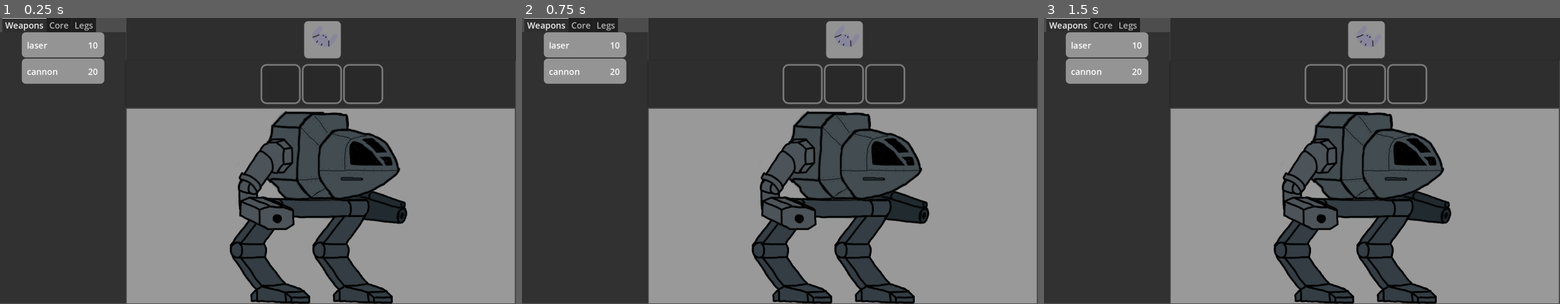
Above: before the commit, frames 1-3 (left to right).
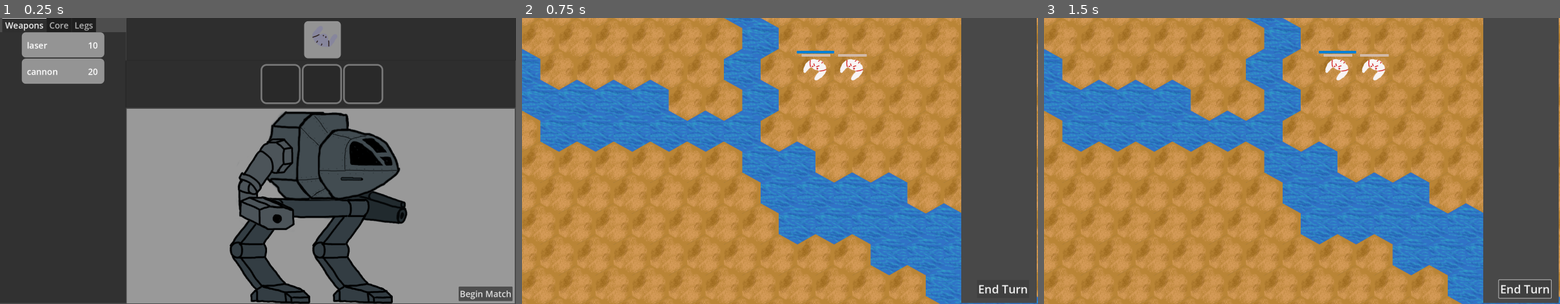
Above: after the commit, the same moments.

Repository: Salanmander/MechIntro
Game: Godot game, scene res://Hangar/hangar.tscn
The game is run twice, just before and just after one commit, with the same random seed, the same clock (stepped at 60 frames per second) and the same inputs.
Inputs (mouse positions are in pixels of both pictures, inside the frame that each line leads up to):
- Up to frame 1 (0.25 s): no input
- Up to frame 2 (0.75 s): click (1007, 292) at 0.5 s, where only the run after the commit has a clickable "Begin Match"
- Up to frame 3 (1.5 s): click (1523, 289) at 1.25 s, where only the run after the commit has a clickable "End Turn"

The runs differ from the first frame. In frame 1, 0.5% of the frame differs, in the area x 88-100%, y 93-100%; in frame 2, 100%, in the area x 0-100%, y 0-100%; in frame 3, 100%.

Commit message:
Connect hangar to battlefield
Start match button switches to battlefield, places squad from hangar.

Also, weapon accuracy now based on angle spread, not flat percentage.

Diff:
--- a/Battlefield/Mech/Weapons/weapon.gd
+++ b/Battlefield/Mech/Weapons/weapon.gd
@@ -11,6 +11,7 @@
 var dam_shield: int = 20
 var dam_armor: int = 10
 
+# spread is stored in degrees
 var spread: float = 0
 var weight: int = 0
 
@@ -33,12 +34,26 @@
 	new_weap.weight = weap["weight"]
 	new_weap.weapon_type = weap["weapon_type"]
 	new_weap.weapon_name = weap["name"]
+	new_weap.setup_button()
 	return new_weap
 
-func set_parameters(name: String) -> void:
+func setup_button() -> void:
 	fire_button = Button.new()
-	fire_button.text = "name"
+	update_fire_button_text()
 	fire_button.button_down.connect(fire)
+
+func update_fire_button_text():
+	var button_text: String = weapon_name + "\n"
+	if( target ):
+		var hit_prob: float = get_hit_prob()
+		hit_prob *= 100
+		button_text += str(int(hit_prob)) + "%"
+	else:
+		button_text += "spread: " + str(spread) + "°"
+
+	fire_button.text = button_text
+
+	pass
 
 func get_fire_button() -> Button:
 	return fire_button
@@ -56,10 +71,9 @@
 	if(not target):
 		return
 	disable()
-	if(randf() > accuracy + mech_accuracy):
-		draw_laser_hit(false)
+	var hit: bool = draw_laser_and_connect()
+	if( not hit ):
 		return
-	draw_laser_hit(true)
 	if(target.has_shield()):
 		target.apply_damage_shield(dam_shield)
 	else:
@@ -67,21 +81,22 @@
 	pass
 
 
-func draw_laser_hit(hit: bool) -> void:
+func draw_laser_and_connect() -> bool:
 	var dist: float = (target.position - global_position).length()
 	var max_ratio: float = target.get_radius() / dist
 	var max_angle: float = atan(max_ratio)
 
-	var angle: float
+	var angle_spread: float = max(0, deg_to_rad(spread) * (1 - mech_accuracy))
+
+	var angle: float = randf_range(-angle_spread, angle_spread)
+	var hit: bool = abs(angle) <= abs(max_angle)
 	var length: float
 	if(hit):
-		angle = randf_range(-max_angle, max_angle)
 		length = dist
 	else:
-		angle = randf_range(max_angle, 2*max_angle)
-		if( randf() > 0.5 ):
-			angle *= -1
-		length = dist*2
+		# bad magic number!
+		# Enough pixels to reliably go off the screen
+		length = 5000
 
 	angle += global_position.angle_to_point(target.position)
 
@@ -92,11 +107,23 @@
 	add_child(laser)
 
 	get_tree().create_timer(0.3).timeout.connect(laser.queue_free)
-	pass
+	return hit
+
+func get_hit_prob() -> float:
+	if(not target):
+		return -1
+	var dist: float = (target.position - global_position).length()
+	var max_ratio: float = target.get_radius() / dist
+	var max_angle: float = atan(max_ratio)
+
+	var angle_spread: float = max(0, deg_to_rad(spread) * (1 - mech_accuracy))
+
+	return min( 1, max_angle/angle_spread )
 
 
 func change_target(new_target: Mech) -> void:
 	target = new_target
+	update_fire_button_text()
 
 # Called when the node enters the scene tree for the first time.
 func _ready() -> void:
--- a/Battlefield/Mech/mech.gd
+++ b/Battlefield/Mech/mech.gd
@@ -33,7 +33,7 @@
 static func create_from_dict(mech_dict: Dictionary) -> Mech:
 	var new_mech: Mech = pack_mech.instantiate()
 	new_mech.dict = mech_dict
-	new_mech.set_parameters(Vector2(0, 0), mech_dict["battle_img"])
+	new_mech.set_sprite(mech_dict["battle_img"])
 	var slots: Array[Dictionary] = Array(mech_dict["slots"], TYPE_DICTIONARY, "", null)
 	new_mech.create_part_slots(slots)
 	return new_mech
@@ -64,8 +64,6 @@
 func _init() -> void:
 	parts = []
 
-	add_laser()
-
 # Called when the node enters the scene tree for the first time.
 func _ready() -> void:
 	max_armor = 100
@@ -79,6 +77,10 @@
 func set_parameters(pos: Vector2, sprite_path: String) -> void:
 	position = pos
 	$Sprite.texture = load(sprite_path)
+
+func set_sprite(sprite_path: String) -> void:
+	$Sprite.texture = load(sprite_path)
+
 
 
 func apply_modules() -> void:
@@ -86,7 +88,7 @@
 	accuracy_bonus = 0
 	move_speed = 0
 	for part: Dictionary in parts:
-		if(part["type"] == "module"):
+		if(part["type"] != "weapon" and part["content"] != null):
 			apply_module(part["content"])
 
 
@@ -186,7 +188,7 @@
 
 func target(new_target: Mech) -> void:
 	for part: Dictionary in parts:
-		if(part["type"] == "weapon"):
+		if(part["type"] == "weapon" and part["content"] != null):
 			part["content"].change_target(new_target)
 
 func _unhandled_input(event: InputEvent) -> void:
@@ -208,7 +210,7 @@
 func get_fire_buttons() -> Array[Button]:
 	var buttons: Array[Button] = []
 	for part: Dictionary in parts:
-		if(part["type"] == "weapon"):
+		if(part["type"] == "weapon" and part["content"] != null):
 			buttons.append(part["content"].get_fire_button())
 	return buttons
 
@@ -218,7 +220,7 @@
 func new_turn() -> void:
 	moved_this_turn = 0
 	for part: Dictionary in parts:
-		if(part["type"] == "weapon"):
+		if(part["type"] == "weapon" and part["content"] != null):
 			part["content"].new_turn()
 
 func has_shield() -> bool:
@@ -257,5 +259,5 @@
 func set_accuracy_bonus(value: float) -> void:
 	accuracy_bonus = value
 	for part: Dictionary in parts:
-		if(part["type"] == "weapon"):
+		if(part["type"] == "weapon" and part["content"] != null):
 			part["content"].mech_accuracy = accuracy_bonus
--- a/Battlefield/Mech/module.gd
+++ b/Battlefield/Mech/module.gd
@@ -61,7 +61,7 @@
 	if( shield != 0 ):
 		effects.append({"type": "shield", "val": shield})
 	if( speed != 0 ):
-		effects.append({"type": "speed", "val": shield})
+		effects.append({"type": "speed", "val": speed})
 	if( accuracy != 0 ):
 		effects.append({"type": "accuracy", "val": accuracy})
 	return effects
--- a/Battlefield/battlefield.gd
+++ b/Battlefield/battlefield.gd
@@ -16,25 +16,10 @@
 	var friendly_sprite: String = "res://Battlefield/Mech/mech.png"
 	var enemy_sprite: String = "res://Battlefield/Mech/enemy.png"
 
-	var grid_loc: Vector2i = Vector2i(5, 3)
-	new_mech.set_parameters($Terrain.map_to_local(grid_loc), friendly_sprite)
-	new_mech.clicked.connect(_on_mech_clicked)
-	new_mech.add_laser()
-	new_mech.add_module(Module.create_speed(2, 10))
-	new_mech.add_module(Module.create_accuracy(0.25, 10))
-	add_child(new_mech)
-	friendly_mechs.append(new_mech)
-
-	new_mech = pack_mech.instantiate()
-	grid_loc = Vector2i(10, -6)
-	new_mech.set_parameters($Terrain.map_to_local(grid_loc), friendly_sprite)
-	new_mech.clicked.connect(_on_mech_clicked)
-	add_child(new_mech)
-	friendly_mechs.append(new_mech)
 
 
 	new_mech = pack_mech.instantiate()
-	grid_loc = Vector2i(8, -7)
+	var grid_loc = Vector2i(8, -7)
 	new_mech.set_parameters($Terrain.map_to_local(grid_loc), enemy_sprite)
 	new_mech.clicked.connect(_on_mech_clicked)
 	new_mech.add_module(Module.create_shield(130, 10))
@@ -52,9 +37,21 @@
 	pass # Replace with function body.
 
 
-# Called every frame. 'delta' is the elapsed time since the previous frame.
-func _process(delta: float) -> void:
-	pass
+func add_squad(squad: Array[Mech]) -> void:
+	var grid_locs: Array[Vector2i] = [
+		Vector2i(4, 2),
+		Vector2i(6, 2),
+		Vector2i(5, 0),
+		]
+
+	for i in range (squad.size()):
+		var grid_loc: Vector2i = grid_locs[i]
+		var new_mech: Mech = squad[i]
+		new_mech.position = $Terrain.map_to_local(grid_loc)
+		new_mech.clicked.connect(_on_mech_clicked)
+		add_child(new_mech)
+		friendly_mechs.append(new_mech)
+
 
 func _on_mech_clicked(selected: Mech) -> void:
 	if( selected in friendly_mechs ):
--- a/Battlefield/battlefield.tscn
+++ b/Battlefield/battlefield.tscn
@@ -54,7 +54,7 @@
 script = ExtResource("6_fayhs")
 
 [node name="Controls" type="Panel" parent="."]
-offset_left = 1587.0
+offset_left = 1532.0
 offset_right = 1796.0
 offset_bottom = 997.0
 theme = SubResource("Theme_c5d73")
@@ -66,15 +66,15 @@
 anchor_right = 1.0
 offset_left = 28.0
 offset_top = 31.0
-offset_right = -35.0
-offset_bottom = 314.0
+offset_right = -18.0
+offset_bottom = 617.0
 
 [node name="EndTurn" type="Button" parent="Controls"]
 layout_mode = 0
-offset_left = 13.0
-offset_top = 924.0
-offset_right = 195.0
-offset_bottom = 987.0
+offset_left = 55.0
+offset_top = 916.0
+offset_right = 237.0
+offset_bottom = 979.0
 action_mode = 0
 text = "End Turn"
 
--- a/Hangar/MechSelect/mech_panel.gd
+++ b/Hangar/MechSelect/mech_panel.gd
@@ -35,7 +35,6 @@
 # Called when the node enters the scene tree for the first time.
 func _ready() -> void:
 	size_flags_horizontal = SIZE_SHRINK_CENTER
-
 	# Border width of control this will be slotted over is 6 px
 	custom_minimum_size = Vector2(Consts.MECH_PANEL_WID-12, Consts.MECH_PANEL_HGT-12)
 
--- a/Hangar/MechSelect/mech_slot.gd
+++ b/Hangar/MechSelect/mech_slot.gd
@@ -49,6 +49,10 @@
 	selected.emit()
 	add_theme_stylebox_override("panel", active_stylebox)
 
+func get_held_mech() -> Mech:
+	if( held_panel ):
+		return held_panel.mech
+	return null
 
 func _can_drop_data(at_position: Vector2, data: Variant) -> bool:
 	if( held_panel ):
--- a/Hangar/hangar.gd
+++ b/Hangar/hangar.gd
@@ -52,9 +52,9 @@
 	$ModuleSelect/Weapons.add_child(new_panel)
 	pass
 
-# Called every frame. 'delta' is the elapsed time since the previous frame.
-func _process(delta: float) -> void:
-	pass
+func get_squad() -> Array[Mech]:
+	return $Squad.get_squad()
+
 
 func highlight_for_tab(tab: int) -> void:
 	var type: String = $ModuleSelect.get_tab_title(tab)
@@ -71,3 +71,7 @@
 	$Design/MechTexture.show_mech(slot)
 	highlight_for_tab($ModuleSelect.current_tab)
 	pass
+
+
+func _on_start_button_down() -> void:
+	SceneManager.start_battlefield()
--- a/Hangar/hangar.tscn
+++ b/Hangar/hangar.tscn
@@ -111,4 +111,13 @@
 stretch_mode = 5
 script = ExtResource("2_353t0")
 
+[node name="Start" type="Button" parent="."]
+layout_mode = 0
+offset_left = 1600.0
+offset_top = 939.0
+offset_right = 1788.0
+offset_bottom = 990.0
+text = "Begin Match"
+
 [connection signal="tab_changed" from="ModuleSelect" to="." method="_on_module_select_tab_changed"]
+[connection signal="button_down" from="Start" to="." method="_on_start_button_down"]
--- a/Hangar/mech_texture.gd
+++ b/Hangar/mech_texture.gd
@@ -46,6 +46,6 @@
 func _notification(what: int) -> void:
 	if( what == NOTIFICATION_DRAG_END ):
 		if( not get_viewport().gui_is_drag_successful() ):
-			if( not shown_slot.held_panel ):
+			if( shown_slot != null and  (not shown_slot.held_panel) ):
 				shown_slot.set_inactive()
 				clear_mech()
--- a/Hangar/squad.gd
+++ b/Hangar/squad.gd
@@ -15,3 +15,13 @@
 	for child: Node in $MechContainer.get_children():
 		if child is MechSlot:
 			child.set_inactive()
+
+
+func get_squad() -> Array[Mech]:
+	var squad: Array[Mech] = []
+	for child: Node in $MechContainer.get_children():
+		if child is MechSlot:
+			var mech: Mech = child.get_held_mech()
+			if( mech ):
+				squad.append(mech)
+	return squad
--- /dev/null
+++ b/Singletons/scene_manager.gd
@@ -0,0 +1,15 @@
+extends Node
+
+
+
+# Only to be called form the hangar
+func start_battlefield() -> void:
+	var hangar: Node = get_tree().current_scene
+	var squad: Array[Mech] = hangar.get_squad()
+	get_tree().root.remove_child(hangar)
+	hangar.queue_free()
+
+	var battlefield = load("res://Battlefield/battlefield.tscn").instantiate()
+	get_tree().root.add_child(battlefield)
+	battlefield.add_squad(squad)
+	get_tree().current_scene = battlefield
--- a/project.godot
+++ b/project.godot
@@ -18,6 +18,7 @@
 [autoload]
 
 Consts="*res://Singletons/consts.gd"
+SceneManager="*res://Singletons/scene_manager.gd"
 
 [display]
 
